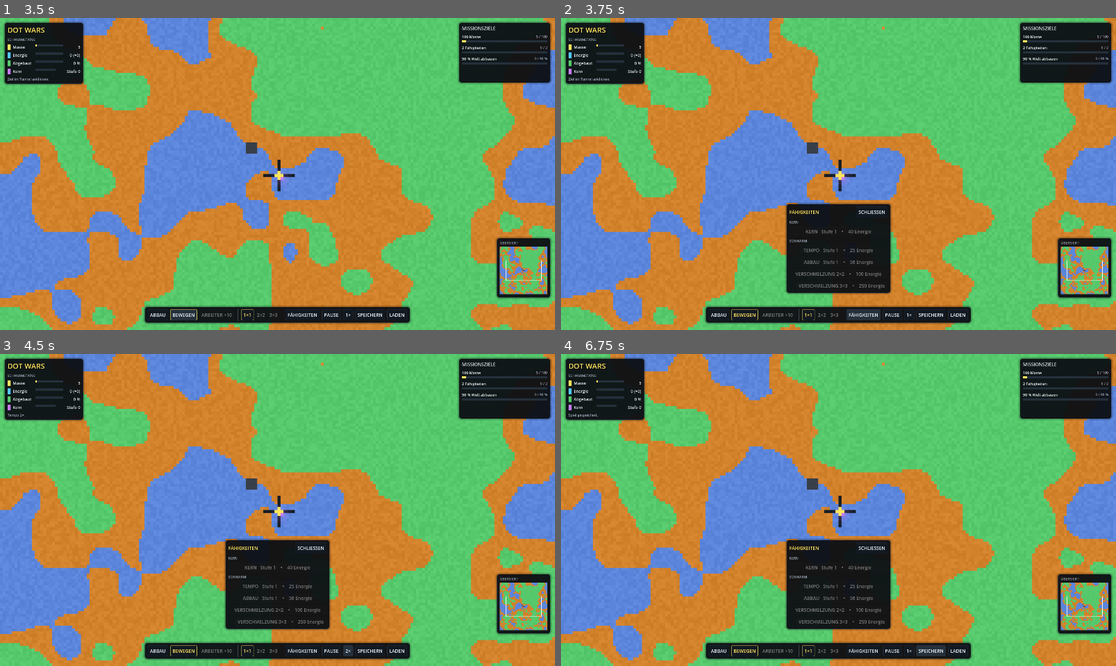
Above: before the commit, frames 1-4 (two rows, left to right).
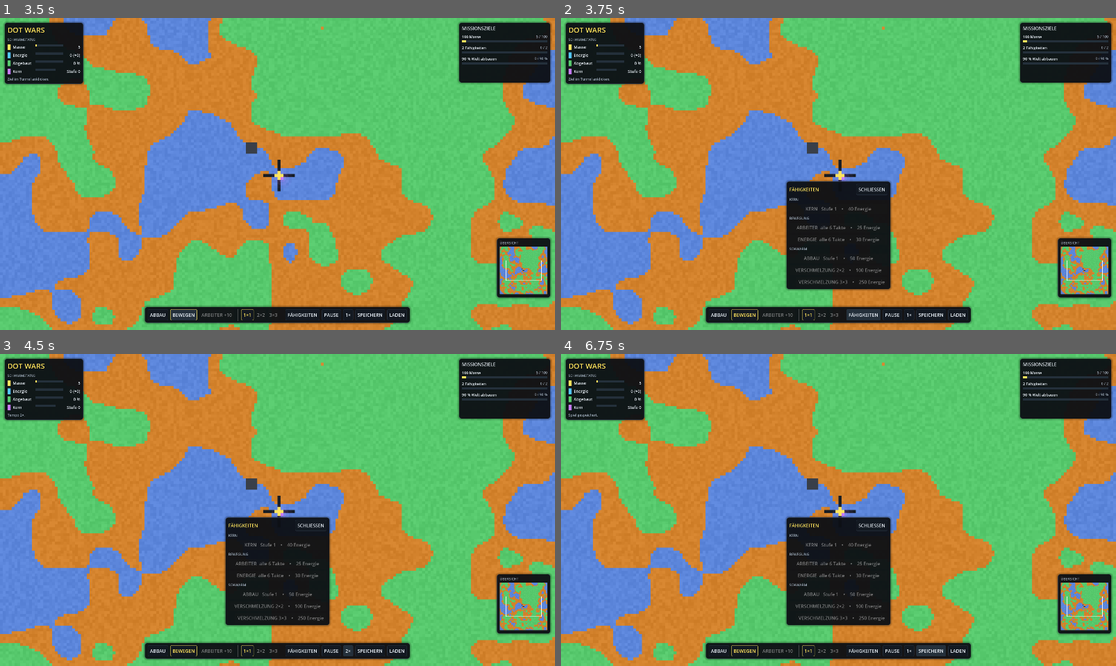
Above: after the commit, the same moments.

Repository: matthias007267/Dot-Wars
Game: Godot game, scene res://scenes/main.tscn
Two runs of this game, one before a commit and one after it. Both use one fixed random seed, a clock stepped at 60 frames per second and the inputs below.
Inputs:
- Up to frame 1 (3.5 s): click "Neues Spiel" at 0.5 s; click "1×1" at 1.25 s; click "ABBAU" at 2 s; click "BEWEGEN" at 2.75 s
- Up to frame 2 (3.75 s): click "FÄHIGKEITEN" at 3.5 s
- Up to frame 3 (4.5 s): click "1×" at 4.25 s
- Up to frame 4 (6.75 s): click "2×" at 5 s; click "4×" at 5.75 s; click "SPEICHERN" at 6.5 s

Frame 1 is identical in both runs. In frame 2, 2.7% of the frame differs, in the area x 40-60%, y 51-89%; in frame 3, 2.7%; in frame 4, 2.7%.

Commit message:
Slow worker and energy dots until their speed abilities are bought.
Both start at one step every 8 ticks and step down to one tick. The purchases live in the Fähigkeiten panel under Bewegung.

Co-authored-by: matthias007267 <matthias007267@users.noreply.github.com>

Diff:
--- a/src/sim/energy_store.gd
+++ b/src/sim/energy_store.gd
@@ -5,7 +5,8 @@
 ## verwendet. Jeder Punkt ist genau eine Energieeinheit. Keine Nodes je Punkt.
 
 const COLOR := Color8(0x53, 0xC7, 0xFF)
-const MOVE_PERIOD := 2
+## Langsamer Start, solange kein Aufrufer eine Stufe übergibt.
+const MOVE_PERIOD := 8
 
 var cells := PackedInt32Array()
 var generated: int = 0
@@ -27,10 +28,13 @@
 	generated += count
 
 
-func step(world: WorldState, workers: WorkerStore, gate: PackedInt32Array, tick: int) -> int:
+func step(
+	world: WorldState, workers: WorkerStore, gate: PackedInt32Array, tick: int, period: int = MOVE_PERIOD
+) -> int:
 	if cells.is_empty():
 		return 0
-	if tick % MOVE_PERIOD != 0:
+	var pace := MOVE_PERIOD if period < 1 else period
+	if tick % pace != 0:
 		return 0
 	var stamp := hash(gate)
 	if stamp != _exit_stamp or _width != world.width or (_revision != world.revision and tick - _last_rebuild_tick >= 10):
--- a/src/sim/save_game.gd
+++ b/src/sim/save_game.gd
@@ -57,6 +57,7 @@
 		"queue": sim.spawner.export_queue(),
 		"energy": sim.upgrades.energy,
 		"speed_level": sim.upgrades.speed_level,
+		"energy_speed": sim.upgrades.energy_speed_level,
 		"dig_level": sim.upgrades.dig_level,
 		"fusion2": sim.upgrades.fusion2,
 		"fusion3": sim.upgrades.fusion3,
@@ -156,6 +157,7 @@
 	sim.spawner.import_queue(queue)
 	sim.upgrades.energy = int(data.get("energy", 0))
 	sim.upgrades.speed_level = int(data.get("speed_level", 0))
+	sim.upgrades.energy_speed_level = int(data.get("energy_speed", 0))
 	sim.upgrades.dig_level = int(data.get("dig_level", 0))
 	sim.upgrades.fusion2 = bool(data.get("fusion2", false))
 	sim.upgrades.fusion3 = bool(data.get("fusion3", false))
--- a/src/sim/sim_config.gd
+++ b/src/sim/sim_config.gd
@@ -27,7 +27,8 @@
 ## Fortschrittspunkte, die ein Arbeiter pro Tick beiträgt.
 var dig_power: int = 1
 ## Ein Arbeiter bewegt sich alle `move_period_ticks` Takte um eine Zelle.
-var move_period_ticks: int = 2
+## 8 ist der langsame Start. Die Fähigkeit Arbeiter verkürzt das in Stufen bis auf 1.
+var move_period_ticks: int = 8
 
 ## Zellbesuche pro Tick und Gruppe für die Zielsuche.
 var field_budget_per_tick: int = 2048
--- a/src/sim/simulation.gd
+++ b/src/sim/simulation.gd
@@ -80,9 +80,8 @@
 	for g in fields.size():
 		fields[g].step(config.field_budget_per_tick)
 	var t1 := Time.get_ticks_usec()
-	var speed_points := 0 if upgrades.speed_level == 0 else upgrades.move_points(config.move_period_ticks)
 	MovementSystem.step(
-		tick_count, workers, world, areas, fields, config.move_period_ticks, speed_points, core_mask
+		tick_count, workers, world, areas, fields, upgrades.worker_period(config.move_period_ticks), 0, core_mask
 	)
 	var t2 := Time.get_ticks_usec()
 	if upgrades.dig_level == 0 and workers.max_size == 1:
@@ -95,7 +94,7 @@
 	var t3 := Time.get_ticks_usec()
 	spawner.process(world, workers, quotas, core_mask)
 	FusionSystem.step(workers, world, desired_size)
-	upgrades.energy += energy_dots.step(world, workers, energy_exits(), tick_count)
+	upgrades.energy += energy_dots.step(world, workers, energy_exits(), tick_count, upgrades.energy_period())
 	var mass_now := total_mass()
 	if mass_now > peak_mass:
 		peak_mass = mass_now
--- a/src/sim/upgrades.gd
+++ b/src/sim/upgrades.gd
@@ -3,20 +3,27 @@
 ## Energie und Käufe eines Durchlaufs. Kosten und Wirkungen sind Ganzzahlen.
 
 const SPEED_BASE := 25
+const SPEED_MAX := 5
+const ENERGY_SPEED_BASE := 30
+const ENERGY_SPEED_MAX := 5
 const DIG_BASE := 50
 const FUSION2_COST := 100
 const FUSION3_COST := 250
 const CORE_BASE := 40
 const CORE_MAX := 4
+## Takte zwischen zwei Schritten. Index ist die gekaufte Stufe. 8 ist der langsame Start.
+const PACE_LADDER := [8, 6, 4, 3, 2, 1]
 
 const KIND_SPEED := 0
 const KIND_DIG := 1
 const KIND_FUSION2 := 2
 const KIND_FUSION3 := 3
 const KIND_CORE := 4
+const KIND_ENERGY_SPEED := 5
 
 var energy: int = 0
 var speed_level: int = 0
+var energy_speed_level: int = 0
 var dig_level: int = 0
 var fusion2: bool = false
 var fusion3: bool = false
@@ -25,7 +32,15 @@
 
 
 func speed_cost() -> int:
+	if speed_level >= SPEED_MAX:
+		return -1
 	return SPEED_BASE * (speed_level + 1)
+
+
+func energy_speed_cost() -> int:
+	if energy_speed_level >= ENERGY_SPEED_MAX:
+		return -1
+	return ENERGY_SPEED_BASE * (energy_speed_level + 1)
 
 
 func dig_cost() -> int:
@@ -54,15 +69,36 @@
 	return 1
 
 
-## Bewegungspunkte je Takt. 50 sind ein Schritt alle zwei Takte. Obergrenze ist ein Schritt je Takt.
-func move_points(base_period: int) -> int:
-	var points := 100 / base_period
-	var num := points
-	var den := 1
-	for _level in speed_level:
-		num *= 6
-		den *= 5
-	return mini(100, num / den)
+## Takte zwischen zwei Arbeiterschritten. Stufe 0 nutzt die konfigurierte Periode.
+func worker_period(configured: int) -> int:
+	if speed_level <= 0:
+		return maxi(1, configured)
+	return PACE_LADDER[mini(speed_level, PACE_LADDER.size() - 1)]
+
+
+## Takte zwischen zwei Energieschritten. Stufe 0 ist der langsame Start.
+func energy_period() -> int:
+	return PACE_LADDER[mini(energy_speed_level, PACE_LADDER.size() - 1)]
+
+
+func next_worker_period(configured: int) -> int:
+	if speed_level >= SPEED_MAX:
+		return 1
+	if speed_level <= 0:
+		return PACE_LADDER[1]
+	return PACE_LADDER[mini(speed_level + 1, SPEED_MAX)]
+
+
+func next_energy_period() -> int:
+	if energy_speed_level >= ENERGY_SPEED_MAX:
+		return 1
+	return PACE_LADDER[mini(energy_speed_level + 1, ENERGY_SPEED_MAX)]
+
+
+func pace_text(period: int) -> String:
+	if period <= 1:
+		return "jeder Takt"
+	return "alle %d Takte" % period
 
 
 ## Zähler und Nenner der Abbauleistung. Basis 1/1, jede Stufe multipliziert mit 5/4.
@@ -84,6 +120,8 @@
 	match kind:
 		KIND_SPEED:
 			speed_level += 1
+		KIND_ENERGY_SPEED:
+			energy_speed_level += 1
 		KIND_DIG:
 			dig_level += 1
 		KIND_FUSION2:
@@ -96,13 +134,15 @@
 
 
 func state_hash() -> int:
-	return hash([energy, speed_level, dig_level, fusion2, fusion3, core_level, purchased])
+	return hash([energy, speed_level, energy_speed_level, dig_level, fusion2, fusion3, core_level, purchased])
 
 
 func _cost(kind: int) -> int:
 	match kind:
 		KIND_SPEED:
 			return speed_cost()
+		KIND_ENERGY_SPEED:
+			return energy_speed_cost()
 		KIND_DIG:
 			return dig_cost()
 		KIND_FUSION2:
--- a/src/ui/game_hud.gd
+++ b/src/ui/game_hud.gd
@@ -278,7 +278,7 @@
 	center.anchor_right = 1.0
 	center.anchor_top = 1.0
 	center.anchor_bottom = 1.0
-	center.offset_top = -470
+	center.offset_top = -560
 	center.offset_bottom = -94
 	center.mouse_filter = Control.MOUSE_FILTER_IGNORE
 	layer.add_child(center)
@@ -293,8 +293,10 @@
 	_button(head, "SCHLIESSEN", _toggle_upgrades)
 	_label(content, "KERN", 12, UiTheme.MUTED)
 	_add_upgrade_button(content, Upgrades.KIND_CORE, 0)
+	_label(content, "BEWEGUNG", 12, UiTheme.MUTED)
+	_add_upgrade_button(content, Upgrades.KIND_SPEED, 0)
+	_add_upgrade_button(content, Upgrades.KIND_ENERGY_SPEED, 0)
 	_label(content, "SCHWARM", 12, UiTheme.MUTED)
-	_add_upgrade_button(content, Upgrades.KIND_SPEED, 0)
 	_add_upgrade_button(content, Upgrades.KIND_DIG, 0)
 	_add_upgrade_button(content, Upgrades.KIND_FUSION2, 0)
 	_add_upgrade_button(content, Upgrades.KIND_FUSION3, 22)
@@ -480,6 +482,10 @@
 			if renderer != null:
 				renderer.set_core_mask(sim.core_mask)
 			_notice("Energiekern erweitert. Arbeiter betreten die Fläche nicht.")
+		elif kind == Upgrades.KIND_SPEED:
+			_notice("Arbeiter bewegen sich schneller.")
+		elif kind == Upgrades.KIND_ENERGY_SPEED:
+			_notice("Energie bewegt sich schneller.")
 		else:
 			_notice("Fähigkeit gekauft.")
 	else:
@@ -504,7 +510,18 @@
 					button.text = "KERN   Stufe %d    •    %d Energie" % [u.core_level + 1, cost]
 			Upgrades.KIND_SPEED:
 				cost = u.speed_cost()
-				button.text = "TEMPO   Stufe %d    •    %d Energie" % [u.speed_level + 1, cost]
+				if cost < 0:
+					button.text = "ARBEITER  jeder Takt  VOLL"
+					locked = true
+				else:
+					button.text = "ARBEITER  %s    •    %d Energie" % [u.pace_text(u.next_worker_period(sim.config.move_period_ticks)), cost]
+			Upgrades.KIND_ENERGY_SPEED:
+				cost = u.energy_speed_cost()
+				if cost < 0:
+					button.text = "ENERGIE  jeder Takt  VOLL"
+					locked = true
+				else:
+					button.text = "ENERGIE  %s    •    %d Energie" % [u.pace_text(u.next_energy_period()), cost]
 			Upgrades.KIND_DIG:
 				cost = u.dig_cost()
 				button.text = "ABBAU   Stufe %d    •    %d Energie" % [u.dig_level + 1, cost]
--- a/tests/test_energy_economy.gd
+++ b/tests/test_energy_economy.gd
@@ -65,7 +65,7 @@
 	check_eq(sim.workers.cell[0], worker_cell, "Energie verschiebt den Arbeiter nicht")
 	check_eq(sim.energy_dots.pending(), count, "die Dots warten vollständig")
 	sim.workers.move_to(0, pocket, sim.tick_count)
-	sim.run_ticks(40)
+	sim.run_ticks(96)
 	check_eq(sim.energy_dots.delivered, count, "danach kommt jede Einheit an")
 	check_eq(sim.energy_dots.pending(), 0, "nichts bleibt im Gang")
 	check_eq(sim.upgrades.energy, count, "Guthaben entspricht der Lieferung")
@@ -223,3 +223,44 @@
 			return
 		sim.workers.move_to(id, parking[cursor], sim.tick_count)
 		cursor += 1
+
+
+func test_energy_starts_slow_and_each_purchase_is_faster() -> void:
+	var upgrades := Upgrades.new()
+	check_eq(upgrades.energy_period(), 8, "Energie startet alle 8 Takte")
+	check_eq(upgrades.worker_period(8), 8, "Arbeiter starten alle 8 Takte")
+	check_eq(upgrades.energy_speed_cost(), 30, "erste Energiekosten")
+	check_eq(upgrades.speed_cost(), 25, "erste Arbeiterkosten")
+	upgrades.energy = 30
+	check(upgrades.try_buy(Upgrades.KIND_ENERGY_SPEED), "erste Energiestufe")
+	check_eq(upgrades.energy_period(), 6, "danach alle 6 Takte")
+	check_eq(upgrades.energy, 0, "30 Energie bezahlt")
+	var slow := _energy_run(0)
+	var fast := _energy_run(Upgrades.ENERGY_SPEED_MAX)
+	check(fast > slow, "höhere Stufe liefert in derselben Zeit mehr (%d > %d)" % [fast, slow])
+	var filled := Upgrades.new()
+	filled.energy = 10000
+	while filled.energy_speed_cost() >= 0:
+		check(filled.try_buy(Upgrades.KIND_ENERGY_SPEED), "weitere Energiestufe")
+	check_eq(filled.energy_period(), 1, "letzte Stufe ist ein Schritt je Takt")
+	check(not filled.try_buy(Upgrades.KIND_ENERGY_SPEED), "danach kein weiterer Kauf")
+	var restored := SaveGame.from_bytes(SaveGame.to_bytes(_sim_with_energy_speed(3)))
+	check(restored != null, "Stufe wird gespeichert")
+	if restored != null:
+		check_eq(restored.upgrades.energy_speed_level, 3, "Energiestufe bleibt erhalten")
+
+
+func _energy_run(level: int) -> int:
+	var world := WorldState.new(16, 16, 8, Materials.EMPTY)
+	var config := TestHelpers.default_config()
+	var sim := Simulation.from_world(config, world, PackedInt32Array([world.index(8, 8)]))
+	sim.upgrades.energy_speed_level = level
+	sim.energy_dots.enqueue(world.index(2, 8), 6)
+	sim.run_ticks(40)
+	return sim.energy_dots.delivered
+
+
+func _sim_with_energy_speed(level: int) -> Simulation:
+	var sim := Simulation.create(TestHelpers.default_config())
+	sim.upgrades.energy_speed_level = level
+	return sim
--- a/tests/test_late_phases.gd
+++ b/tests/test_late_phases.gd
@@ -172,7 +172,9 @@
 
 func _mining_ticks(unit_size: int, upgrade: bool = false) -> int:
 	var rows := ["###", "#w#", "###"] if unit_size == 1 else ["####", "#ww#", "#ww#", "####"]
-	var sim := TestHelpers.sim_from_ascii(rows)
+	var config := TestHelpers.default_config()
+	config.move_period_ticks = 1
+	var sim := TestHelpers.sim_from_ascii(rows, config)
 	if unit_size == 2:
 		while sim.workers.count > 0:
 			sim.workers.remove_swap(0)
--- a/tests/test_movement.gd
+++ b/tests/test_movement.gd
@@ -115,6 +115,22 @@
 	check_eq(MovementSystem.neighbor(5, FlowField.DIR_NONE, w, count), -1, "keine Richtung")
 
 
+func test_worker_speed_upgrade_covers_more_ground() -> void:
+	var rows := ["#########", "#w.....M#", "#########"]
+	var slow := TestHelpers.sim_from_ascii(rows, TestHelpers.default_config())
+	var fast := TestHelpers.sim_from_ascii(rows, TestHelpers.default_config())
+	slow.assign_area(0, Rect2i(7, 1, 1, 1))
+	fast.assign_area(0, Rect2i(7, 1, 1, 1))
+	check_eq(slow.upgrades.worker_period(slow.config.move_period_ticks), 8, "Start ist langsam")
+	fast.upgrades.energy = 1000
+	while fast.upgrades.speed_cost() >= 0:
+		check(fast.buy(Upgrades.KIND_SPEED), "Arbeiterstufe")
+	check_eq(fast.upgrades.worker_period(fast.config.move_period_ticks), 1, "letzte Stufe jeden Takt")
+	slow.run_ticks(16)
+	fast.run_ticks(16)
+	check(TestHelpers.worker_xy(fast, 0).x > TestHelpers.worker_xy(slow, 0).x, "die schnellere Einheit ist weiter")
+
+
 func test_move_period_limits_speed() -> void:
 	var config := _config()
 	config.move_period_ticks = 4
Not shown, changed: docs/ARCHITECTURE.md
Not shown, changed: docs/DECISIONS.md
Not shown, changed: docs/GAME_DESIGN.md
Not shown, changed: docs/PERFORMANCE.md
Not shown, changed: docs/RELEASE.md
